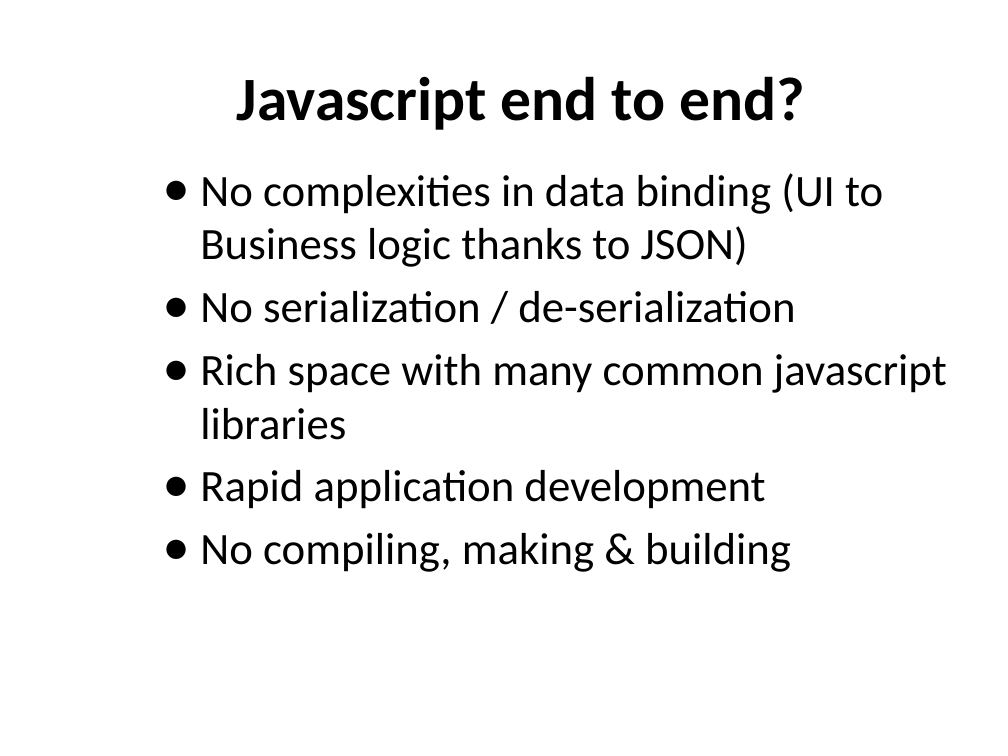
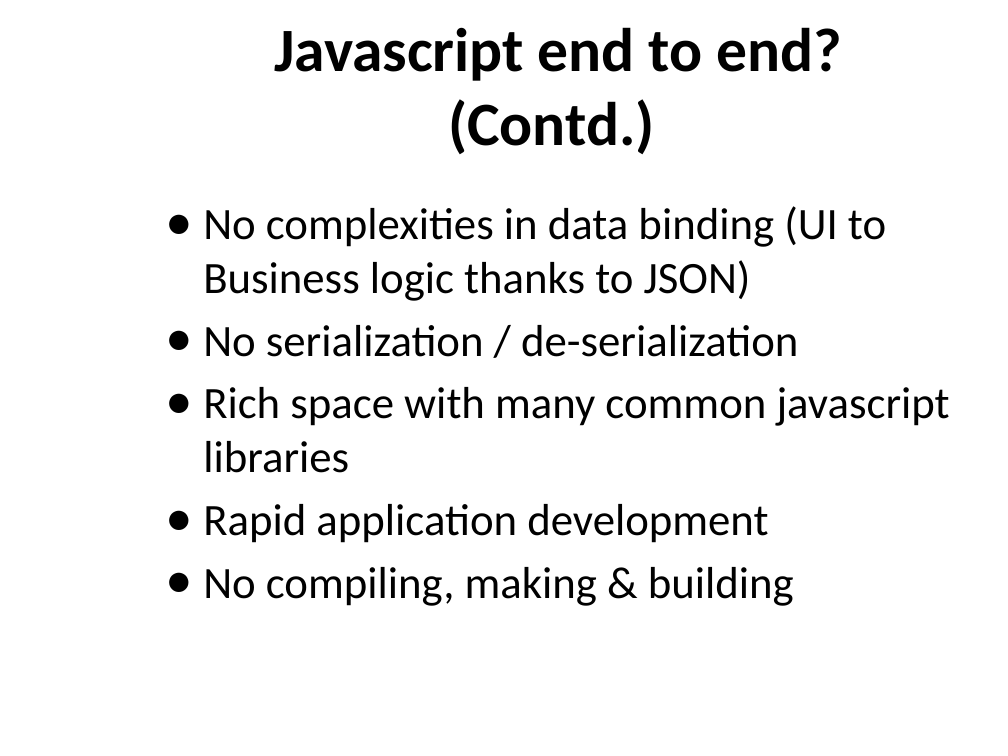
Before and after one commit to nuwanbando/coffee-shop, a slide deck: slide 8 of slides/WebAppDevelopmentWithJavaScript.pptx. Drawn at 1008x756 pixels with LibreOffice and Linux fonts; fonts in the diff are those of the drawing; background and template pictures are left out. Boxes give left, top, right and bottom in pixels: in the first picture for what was removed or moved away, otherwise in the second. Text is boxed around its words. In the diff, an @@ line names an element or a change of style, - is before the commit and + after.

Commit message:
update to viz and slides

```diff
--- a/slides/WebAppDevelopmentWithJavaScript.pptx
+++ b/slides/WebAppDevelopmentWithJavaScript.pptx
@@ title at bbox=[274, 27, 843, 154]: text changed @@
-Javascript end to end?
+Javascript end to end? (Contd.)
@@ text "No complexities in data binding ...": place and size @@
-text "No complexities in data binding ..." at bbox=[200, 173, 947, 572]
+text "No complexities in data binding ..." at bbox=[203, 206, 950, 606]
```
Also in this commit, not shown: 1 other slide changed.
